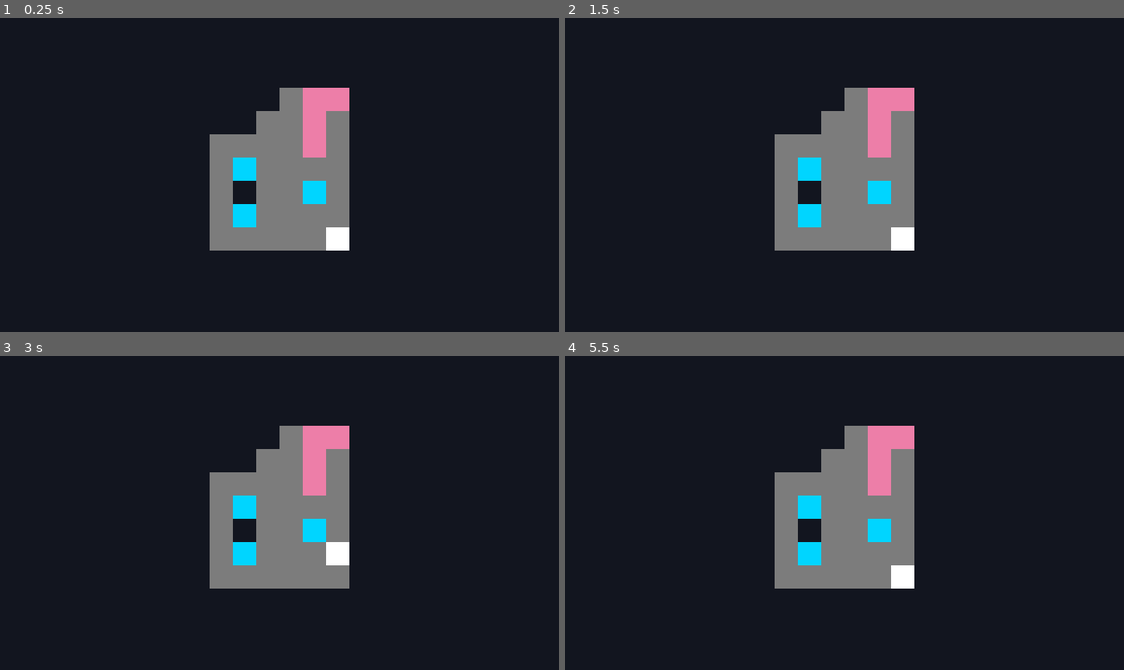
Above: before the commit, frames 1-4 (two rows, left to right).
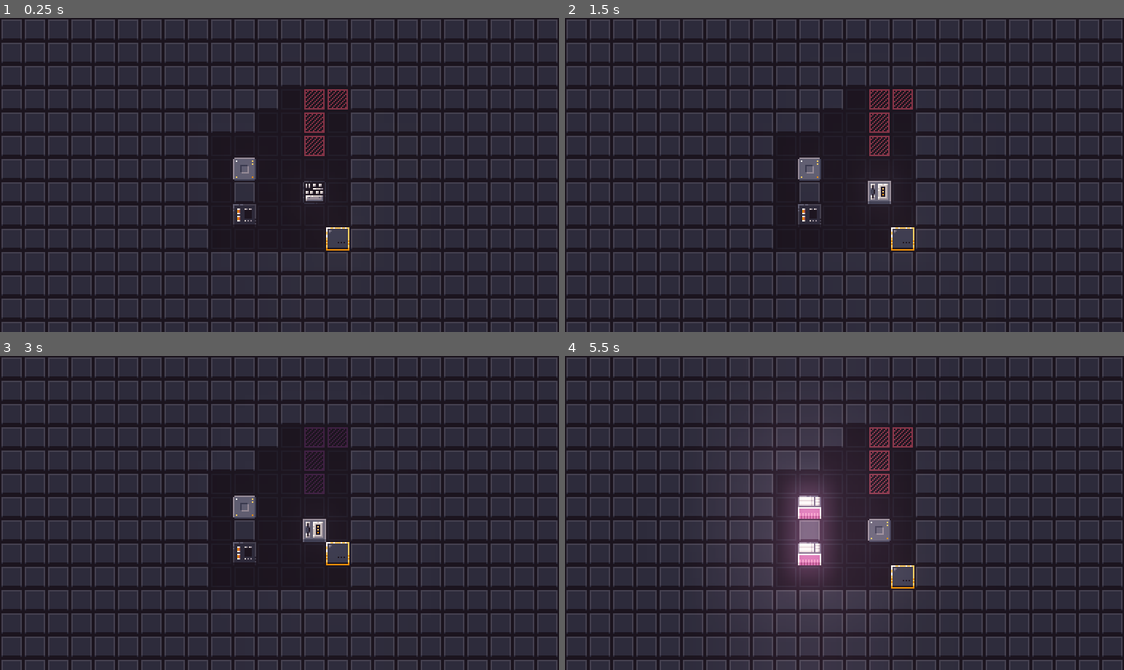
Above: after the commit, the same moments.

Repository: onsclom/GMTK2021
Game: Godot game, scene res://Main.tscn
The game is run twice, just before and just after one commit, with the same random seed, the same clock (stepped at 60 frames per second) and the same inputs.
Inputs:
- Up to frame 1 (0.25 s): no input
- Up to frame 2 (1.5 s): tap Enter at 0.5 s; hold Right (ui_right) 0.53-1.28 s; tap C (c) at 0.6 s; tap R (r) at 0.8, 1.35 s; tap Space at 1.25 s; hold Down (ui_down) from 1.28 s (still down)
- Up to frame 3 (3 s): tap V (v) at 1.55, 2.1 s; release Down (ui_down) at 2.03 s; hold Right (ui_right) 2.03-2.78 s; tap C (c) at 2.3, 2.85 s; hold Up (ui_up) from 2.78 s (still down)
- Up to frame 4 (5.5 s): tap R (r) at 3.05, 3.6, 5.3 s; tap Enter at 3.5 s; release Up (ui_up) at 3.53 s; hold Left (ui_left) 3.53-5.03 s; tap V (v) at 3.8, 4.35 s; tap C (c) at 4.55, 5.1 s; hold Down (ui_down) from 5.03 s (still down)

The runs differ from the first frame. In frame 1, 75% of the frame differs, in the area x 0-100%, y 0-100%; in frame 2, 75%; in frame 3, 75%; in frame 4, 76%.

Commit message:
Testing level sharing

Diff:
--- /dev/null
+++ b/AnimatedSprite.gd
@@ -0,0 +1,17 @@
+extends AnimatedSprite
+
+
+# Declare member variables here. Examples:
+# var a = 2
+# var b = "text"
+
+
+# Called when the node enters the scene tree for the first time.
+func _ready():
+	var animation_num = Singleton.rng.randi_range(1,7)
+	print("this called??")
+	animation = str(animation_num)
+
+# Called every frame. 'delta' is the elapsed time since the previous frame.
+#func _process(delta):
+#	pass
--- /dev/null
+++ b/Body.gd
@@ -0,0 +1,16 @@
+extends Node2D
+
+
+# Declare member variables here. Examples:
+# var a = 2
+# var b = "text"
+
+
+# Called when the node enters the scene tree for the first time.
+func _ready():
+	var animation = Singleton.rng.randi_range(1,7)
+	$AnimatedSprite.animation = str(animation)
+
+# Called every frame. 'delta' is the elapsed time since the previous frame.
+#func _process(delta):
+#	pass
--- a/Body.tscn
+++ b/Body.tscn
@@ -1,10 +1,58 @@
-[gd_scene load_steps=2 format=2]
+[gd_scene load_steps=11 format=2]
 
-[ext_resource path="res://16placeholder.png" type="Texture" id=1]
+[ext_resource path="res://tiles/input/move2.png" type="Texture" id=1]
+[ext_resource path="res://tiles/input/move3.png" type="Texture" id=2]
+[ext_resource path="res://tiles/input/move8.png" type="Texture" id=3]
+[ext_resource path="res://tiles/input/move5.png" type="Texture" id=4]
+[ext_resource path="res://tiles/input/move7.png" type="Texture" id=5]
+[ext_resource path="res://tiles/input/move4.png" type="Texture" id=6]
+[ext_resource path="res://tiles/input/move6.png" type="Texture" id=7]
+[ext_resource path="res://Moveable.gd" type="Script" id=8]
+[ext_resource path="res://AnimatedSprite.gd" type="Script" id=9]
+
+[sub_resource type="SpriteFrames" id=1]
+animations = [ {
+"frames": [ ExtResource( 6 ) ],
+"loop": true,
+"name": "3",
+"speed": 5.0
+}, {
+"frames": [ ExtResource( 4 ) ],
+"loop": true,
+"name": "4",
+"speed": 5.0
+}, {
+"frames": [ ExtResource( 1 ) ],
+"loop": true,
+"name": "1",
+"speed": 5.0
+}, {
+"frames": [ ExtResource( 7 ) ],
+"loop": true,
+"name": "5",
+"speed": 5.0
+}, {
+"frames": [ ExtResource( 5 ) ],
+"loop": true,
+"name": "6",
+"speed": 5.0
+}, {
+"frames": [ ExtResource( 3 ) ],
+"loop": true,
+"name": "7",
+"speed": 5.0
+}, {
+"frames": [ ExtResource( 2 ) ],
+"loop": true,
+"name": "2",
+"speed": 5.0
+} ]
 
 [node name="Body" type="Node2D"]
 z_index = 1
+script = ExtResource( 8 )
 
-[node name="16placeholder" type="Sprite" parent="."]
-modulate = Color( 0, 0.835294, 1, 1 )
-texture = ExtResource( 1 )
+[node name="AnimatedSprite" type="AnimatedSprite" parent="."]
+frames = SubResource( 1 )
+animation = "7"
+script = ExtResource( 9 )
--- a/Finish.tscn
+++ b/Finish.tscn
@@ -1,9 +1,33 @@
-[gd_scene load_steps=2 format=2]
+[gd_scene load_steps=18 format=2]
 
-[ext_resource path="res://16placeholder.png" type="Texture" id=1]
+[ext_resource path="res://tiles/output/outputtile10.png" type="Texture" id=1]
+[ext_resource path="res://tiles/output/outputtile5.png" type="Texture" id=2]
+[ext_resource path="res://tiles/output/outputtile9.png" type="Texture" id=3]
+[ext_resource path="res://tiles/output/outputtile13.png" type="Texture" id=4]
+[ext_resource path="res://tiles/output/outputtile1.png" type="Texture" id=5]
+[ext_resource path="res://tiles/output/outputtile4.png" type="Texture" id=6]
+[ext_resource path="res://tiles/output/outputtile8.png" type="Texture" id=7]
+[ext_resource path="res://tiles/output/outputtile11.png" type="Texture" id=8]
+[ext_resource path="res://tiles/output/outputtile12.png" type="Texture" id=9]
+[ext_resource path="res://tiles/output/outputtile6.png" type="Texture" id=10]
+[ext_resource path="res://tiles/output/outputtile7.png" type="Texture" id=11]
+[ext_resource path="res://tiles/output/outputtile2.png" type="Texture" id=12]
+[ext_resource path="res://tiles/output/outputtile3.png" type="Texture" id=13]
+[ext_resource path="res://tiles/output/outputtile15.png" type="Texture" id=14]
+[ext_resource path="res://tiles/output/outputtile16.png" type="Texture" id=15]
+[ext_resource path="res://tiles/output/outputtile14.png" type="Texture" id=16]
+
+[sub_resource type="SpriteFrames" id=1]
+animations = [ {
+"frames": [ ExtResource( 5 ), ExtResource( 12 ), ExtResource( 13 ), ExtResource( 6 ), ExtResource( 2 ), ExtResource( 10 ), ExtResource( 11 ), ExtResource( 7 ), ExtResource( 3 ), ExtResource( 1 ), ExtResource( 8 ), ExtResource( 9 ), ExtResource( 4 ), ExtResource( 16 ), ExtResource( 14 ), ExtResource( 15 ) ],
+"loop": true,
+"name": "default",
+"speed": 15.0
+} ]
 
 [node name="Body" type="Node2D"]
 
-[node name="16placeholder" type="Sprite" parent="."]
-modulate = Color( 0.929412, 0.494118, 0.658824, 1 )
-texture = ExtResource( 1 )
+[node name="AnimatedSprite" type="AnimatedSprite" parent="."]
+frames = SubResource( 1 )
+frame = 15
+playing = true
--- a/Game.gd
+++ b/Game.gd
@@ -11,9 +11,10 @@
 var ground_tscn = preload("res://Ground.tscn")
 var body_tscn = preload("res://Body.tscn")
 var finish_tscn = preload("res://Finish.tscn")
-
+var wall_tscn = preload("res://Wall.tscn")
 var square_object = preload("res://SquareObject.gd")
 enum {EMPTY, GROUND, PLAYER, BODY, FINISH}
+var WALL=EMPTY;
 
 var blocks = []
 
@@ -24,6 +25,16 @@
 func _ready():
 	if Singleton.level != "":
 		level_text = Singleton.level
+	elif OS.has_feature('JavaScript'):
+		var potential_level = JavaScript.eval("""
+				var url_string = window.location.href;
+				var url = new URL(url_string);
+				url.searchParams.get("level");
+			""")
+		if potential_level:
+			level_text = potential_level
+
+
 
 	var level_1_line = level_text.replace("\n","")
 	level_1_line = level_1_line.replace("\r\n","")
@@ -39,36 +50,31 @@
 
 	for y in range(height):
 		for x in range(width):
-			if level[y][x].tile_type != EMPTY:
-				match level[y][x].tile_type:
-					GROUND:
-						var new_block = ground_tscn.instance()
-						add_child(new_block)
-						new_block.position = Vector2(x*square_size+square_size/2, y*square_size+square_size/2)
-					PLAYER:
-						var new_block = ground_tscn.instance()
-						add_child(new_block)
-						new_block.position = Vector2(x*square_size+square_size/2, y*square_size+square_size/2)
-						var new_player = player_tscn.instance()
-						add_child(new_player)
-						new_player.position = Vector2(x*square_size+square_size/2, y*square_size+square_size/2)
-						player_parts.push_back( player_part_object.new(Vector2(x,y), new_player) )
-					BODY:
-						var new_block = ground_tscn.instance()
-						add_child(new_block)
-						new_block.position = Vector2(x*square_size+square_size/2, y*square_size+square_size/2)
-						var new_body = body_tscn.instance()
-						new_body.position = Vector2(x*square_size+square_size/2, y*square_size+square_size/2)
-						add_child(new_body)
-						level[y][x].node = new_body
-					FINISH:
-						var new_finish = finish_tscn.instance()
-						new_finish.position = Vector2(x*square_size+square_size/2, y*square_size+square_size/2)
-						add_child(new_finish)
-						level[y][x].node = new_finish
-					_:
-						print("unrecognized??")
-				var new_block = ground_tscn.instance()
+			match level[y][x].tile_type:
+				EMPTY:
+					var new_wall = wall_tscn.instance()
+					add_child(new_wall)
+					new_wall.position = Vector2(x*square_size+square_size/2, y*square_size+square_size/2)
+				GROUND:
+					pass
+				PLAYER:
+					var new_player = player_tscn.instance()
+					add_child(new_player)
+					new_player.position = Vector2(x*square_size+square_size/2, y*square_size+square_size/2)
+					player_parts.push_back( player_part_object.new(Vector2(x,y), new_player) )
+				BODY:
+					var new_body = body_tscn.instance()
+					new_body.position = Vector2(x*square_size+square_size/2, y*square_size+square_size/2)
+					add_child(new_body)
+					level[y][x].node = new_body
+				FINISH:
+					var new_finish = finish_tscn.instance()
+					new_finish.position = Vector2(x*square_size+square_size/2, y*square_size+square_size/2)
+					add_child(new_finish)
+					level[y][x].node = new_finish
+				_:
+					print("unrecognized??")
+
 
 func _process(delta):
 	if Input.is_action_just_pressed("ui_left"):
@@ -111,7 +117,7 @@
 			var new_y = part.position.y+y
 
 			part.position = Vector2(new_x, new_y)
-			part.node.position = grid_to_world(part.position)
+			part.node.set_target( grid_to_world(part.position) )
 
 			#readd original
 			new_body_parts.push_back( player_part_object.new(Vector2(new_x,new_y), part.node) )
--- a/Main.tscn
+++ b/Main.tscn
@@ -1,15 +1,17 @@
-[gd_scene load_steps=6 format=2]
+[gd_scene load_steps=7 format=2]
 
 [ext_resource path="res://art/neontest1.png" type="Texture" id=1]
 [ext_resource path="res://art/neontest2.png" type="Texture" id=2]
 [ext_resource path="res://WorldEnvironment.gd" type="Script" id=3]
 [ext_resource path="res://Game.gd" type="Script" id=4]
+[ext_resource path="res://art/tilebackground.png" type="Texture" id=5]
 
-[sub_resource type="Environment" id=2]
+[sub_resource type="Environment" id=1]
 background_mode = 4
-glow_intensity = 3.23
-glow_strength = 1.2
-glow_hdr_threshold = 0.43
+glow_enabled = true
+glow_intensity = 3.02
+glow_strength = 1.46
+glow_hdr_threshold = 0.46
 
 [node name="Main" type="ColorRect"]
 anchor_right = 1.0
@@ -37,10 +39,6 @@
 scale = Vector2( 0.5, 0.5 )
 texture = ExtResource( 1 )
 
-[node name="WorldEnvironment" type="WorldEnvironment" parent="."]
-environment = SubResource( 2 )
-script = ExtResource( 3 )
-
 [node name="Game" type="Node2D" parent="."]
 script = ExtResource( 4 )
 level_text = "000000000000000000000000
@@ -57,3 +55,12 @@
 000000000000000000000000
 000000000000000000000000
 000000000000000000000000"
+
+[node name="TileBackground" type="Sprite" parent="."]
+position = Vector2( 192, 108 )
+z_index = -1
+texture = ExtResource( 5 )
+
+[node name="WorldEnvironment" type="WorldEnvironment" parent="."]
+environment = SubResource( 1 )
+script = ExtResource( 3 )
--- /dev/null
+++ b/Moveable.gd
@@ -0,0 +1,29 @@
+extends Node2D
+
+var prev_position
+var new_target
+
+var time_since_moved = Singleton.move_animation_time
+
+# Called when the node enters the scene tree for the first time.
+func _ready():
+	pass # Replace with function body.
+
+
+func set_target(new_target_value):
+	prev_position = position
+	new_target = new_target_value
+	time_since_moved = 0
+
+# Called every frame. 'delta' is the elapsed time since the previous frame.
+func _process(delta):
+	time_since_moved += delta
+	time_since_moved = min(Singleton.move_animation_time, time_since_moved)
+
+	if prev_position && new_target:
+		var animation_factor = time_since_moved/Singleton.move_animation_time
+		animation_factor = easeOutElastic(animation_factor)
+		position = new_target*animation_factor+(1.0-animation_factor)*prev_position
+
+func easeOutElastic(x):
+	return 1 - pow(1 - x, 5)
--- a/Player.tscn
+++ b/Player.tscn
@@ -1,9 +1,11 @@
-[gd_scene load_steps=2 format=2]
+[gd_scene load_steps=3 format=2]
 
-[ext_resource path="res://16placeholder.png" type="Texture" id=1]
+[ext_resource path="res://tiles/input/move1.png" type="Texture" id=1]
+[ext_resource path="res://Moveable.gd" type="Script" id=2]
 
 [node name="Player" type="Node2D"]
 z_index = 2
+script = ExtResource( 2 )
 
 [node name="16placeholder" type="Sprite" parent="."]
 texture = ExtResource( 1 )
--- a/Singleton.gd
+++ b/Singleton.gd
@@ -2,5 +2,11 @@
 
 
 var level = ""
+var rng_seed = 1000
+var rng = RandomNumberGenerator.new()
+
+# time for all move animations
+var move_animation_time = .3
+
 func _ready():
-	pass # Replace with function body.
+	rng.set_seed(rng_seed)
--- /dev/null
+++ b/Wall.tscn
@@ -0,0 +1,9 @@
+[gd_scene load_steps=2 format=2]
+
+[ext_resource path="res://tiles/tile1.png" type="Texture" id=1]
+
+[node name="Wall" type="Node2D"]
+z_index = 1
+
+[node name="16placeholder" type="Sprite" parent="."]
+texture = ExtResource( 1 )
Binary file added: art/tilebackground.png
Not shown, added: art/tilebackground.png.import
Binary file added: tiles/blu/tile17.png
Not shown, added: tiles/blu/tile17.png.import
Binary file added: tiles/blu/tile18.png
Not shown, added: tiles/blu/tile18.png.import
Binary file added: tiles/blu/tile19.png
Not shown, added: tiles/blu/tile19.png.import
Binary file added: tiles/blu/tile20.png
Not shown, added: tiles/blu/tile20.png.import
Binary file added: tiles/blu/tile21.png
Not shown, added: tiles/blu/tile21.png.import
(and 176 more such lines)
